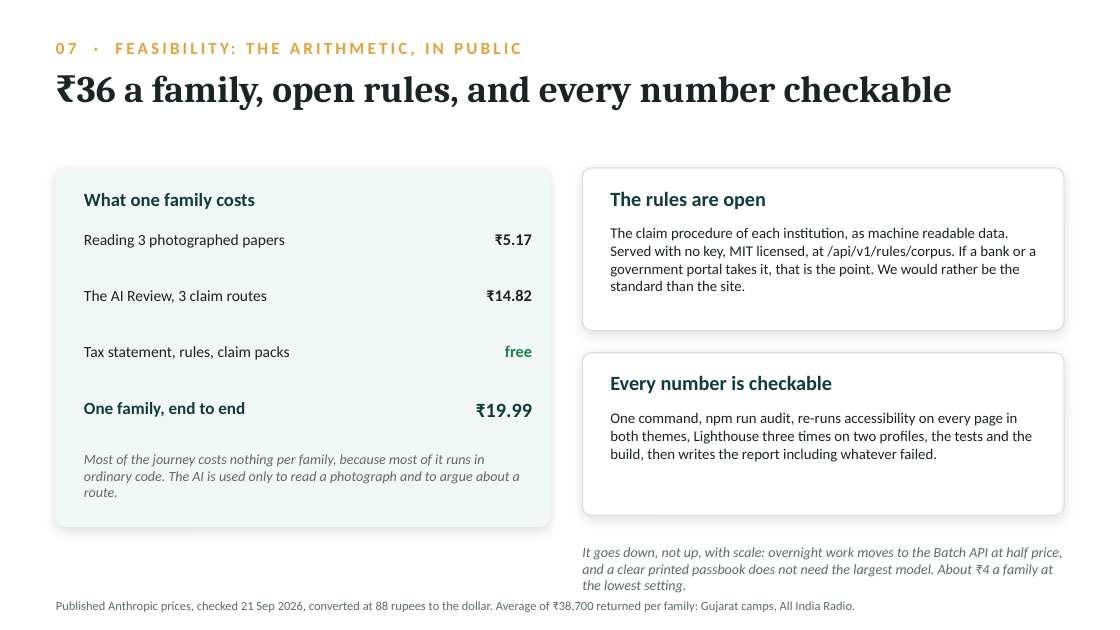
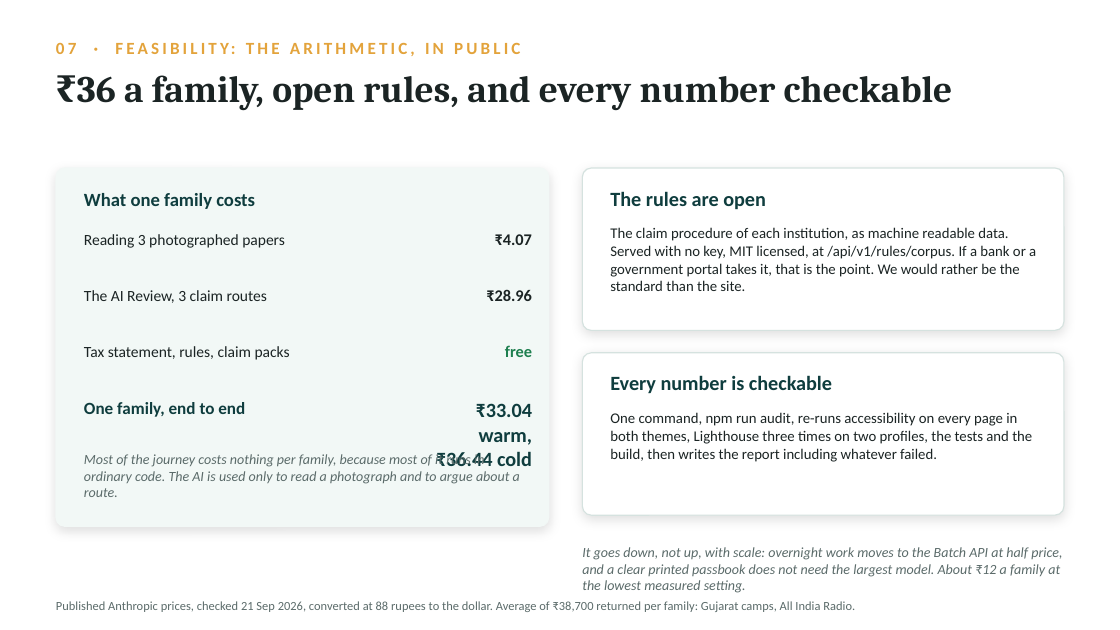
Before and after one commit to usv240/virasat, a slide deck: slide 11 of public/docs/Virasat-Team-USV-Deck.pptx. Drawn at 1120x630 pixels with LibreOffice and Linux fonts; fonts in the diff are those of the drawing. Boxes give left, top, right and bottom in pixels: in the first picture for what was removed or moved away, otherwise in the second. Text is boxed around its words. In the diff, an @@ line names an element or a change of style, - is before the commit and + after.

```diff
--- a/public/docs/Virasat-Team-USV-Deck.pptx
+++ b/public/docs/Virasat-Team-USV-Deck.pptx
@@ text at box(495, 234, 532, 245): text changed @@
-₹5.17
+₹4.07
@@ text at box(486, 289, 531, 301): text changed @@
-₹14.82
+₹28.96
@@ text at box(436, 403, 533, 472): text changed @@
-₹19.99
+₹33.04 warm, ₹36.44 cold
@@ text at box(582, 547, 1062, 593): text changed @@
-It goes down, not up, with scale: overnight work moves to the Batch API at half price, and a clear printed passbook does not need the largest model. About ₹4 a family at the lowest setting.
+It goes down, not up, with scale: overnight work moves to the Batch API at half price, and a clear printed passbook does not need the largest model. About ₹12 a family at the lowest measured setting.
```
Also in this commit, not shown: 3 other slides changed, 26 other files.
